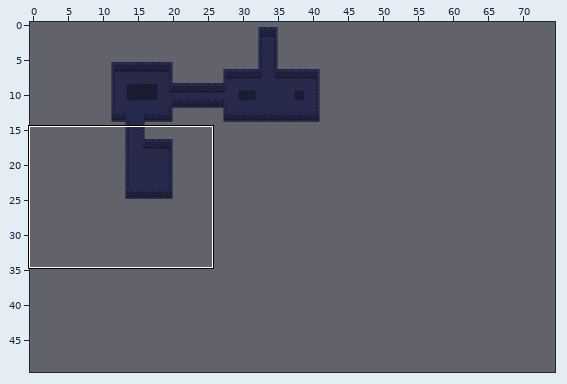
Tiled map, stored at assets/level.tmx. The picture above shows the old version from afar; the outline marks the close-up.
Close-up. Earlier state:
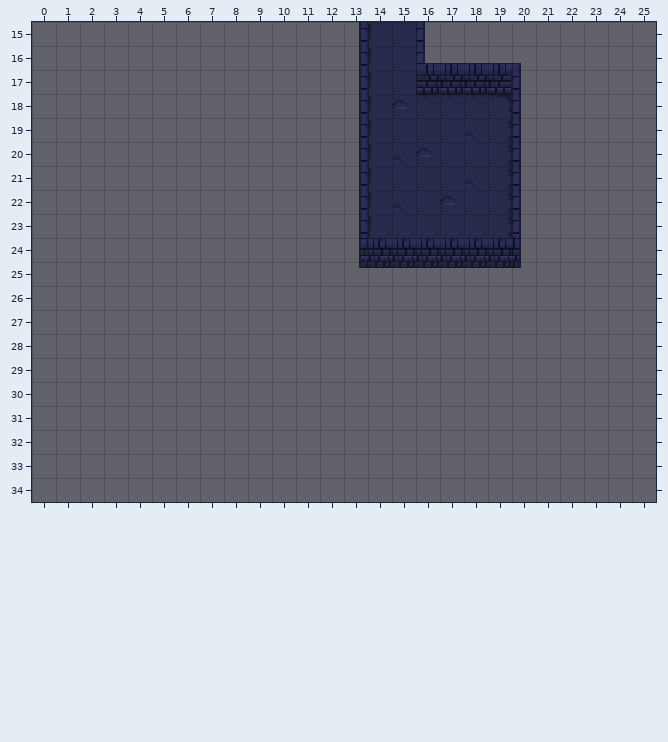
Cells are 16x16 px. Shown: x 0..25, y 15..34. The commit also changed other parts of the map, which this record leaves out. The old version is drawn lined up with the new one.
The same view after the edit:
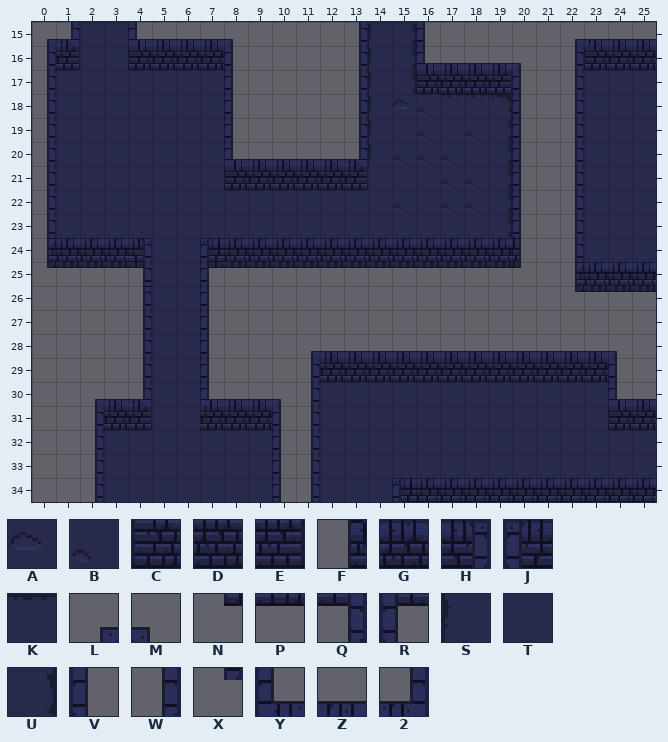
Key: from "default": A 1, B 2, C 3, D 4, E 5, F 6, G 8, H 9, J 10, K 17, L 19, M 21, N 22, P 24, Q 25, R 26, S 32, T 33, U 34, V 35, W 37, X 41, Y 51, Z 52, 2 53.
_ is an empty cell, . an unchanged one.
Edits made:
map size 50x50 -> 75x50 cells
--- layer "background"
@@ x 0..25 @@
-15 _________......T......____
-16 _________......T......____
-17 _________......T......____
-18 _________.......K.....____
-19 _________.......T.....____
-20 _____________W..AT....____
-21 _____________WS..T....____
-22 _____________WS..AT...____
-23 _____________WS.......____
-24 .....__...............____
-25 ....___..............._...
-26 ....____..................
-27 ....____..................
-28 ....____...______________.
-29 ....____...______________.
-30 ..________________________
-31 ..________________________
-32 ..________________________
-33 ..________________________
-34 .._____________...........
+15 L2TTYZZZM......U......LZZZ
+16 WETTCDDDV......U......WCDD
+17 WTTTTTTTV......U......WTTT
+18 WTTTTTTTV.......B.....WTTT
+19 WTTTTTTTV.......B.....WTTT
+20 WTTTTTTTYZZZZ2..BB....WTTT
+21 WTTTTTTTCDDDDET..B....WTTT
+22 WTTTTTTTTTTTTTT..BB...WTTT
+23 WTTTTTTTTTTTTTT.......WTTT
+24 .....TT...............WTTT
+25 ....WTT...............W...
+26 ....WTTV..................
+27 ....WTTV..................
+28 ....WTTV...LZZZZZZZZZZZZM.
+29 ....WTTV...WDDDDDDDDDDDDV.
+30 ..LZ2TTYZZMWTTTTTTTTTTTTYZ
+31 ..WDETTDDDVWTTTTTTTTTTTTCD
+32 ..WTTTTTTTVWTTTTTTTTTTTTTT
+33 ..WTTTTTTTVWTTTTTTTTTTTTTT
+34 ..WTTTTTTTVWTTT...........
--- layer "foreground"
@@ x 0..25 @@
-24 _____.._______............
-25 _____.._______........____
-26 ...._.................____
+24 FGGGH..JGGGGGG............
+25 NPPPQ..RPPPPPP........FGGG
+26 ....X.................NPPP
@@ x 15..25 @@
-34 ___________
+34 JGGGGGGGGGG
